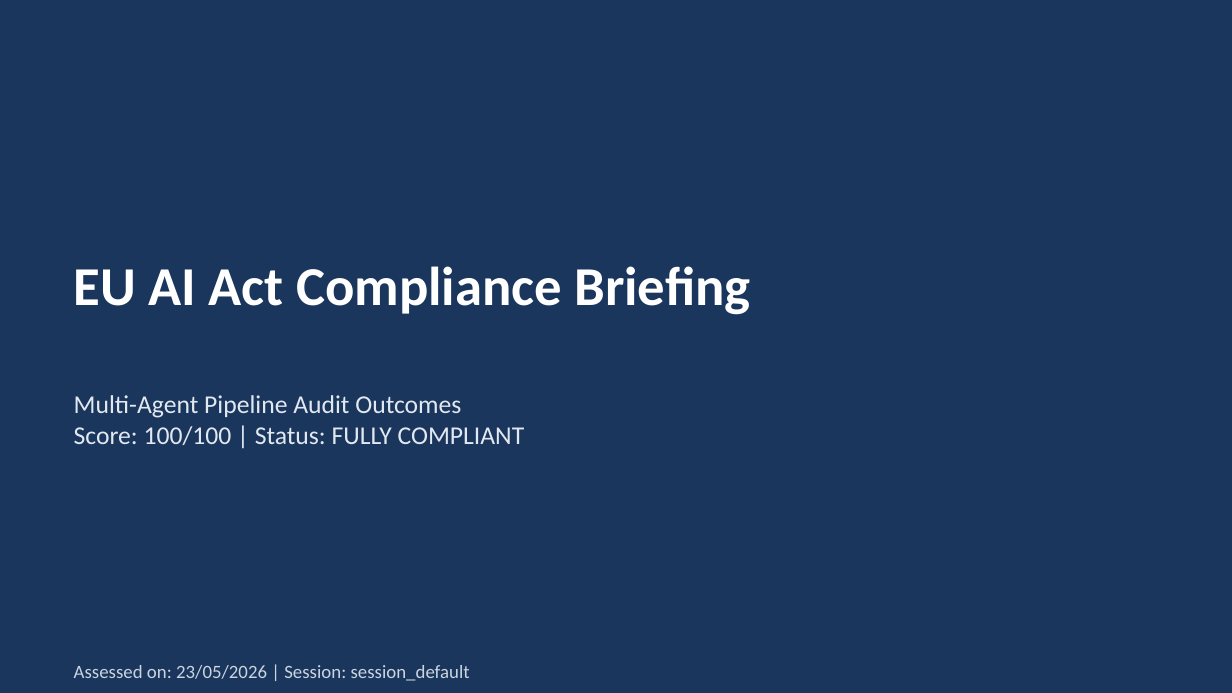
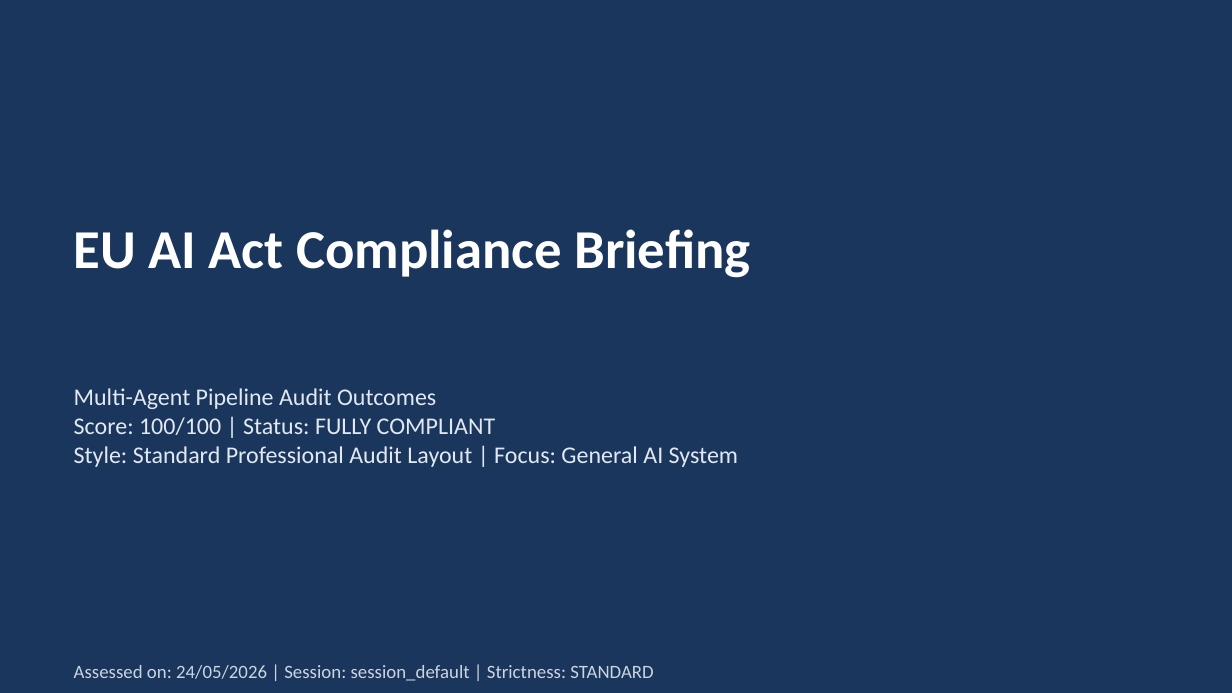
Before and after one commit to tien2108/a4good-hackathon, a slide deck: slide 1 of backend/src/public/exports/briefing-session_default.pptx. Drawn at 1232x693 pixels with LibreOffice and Linux fonts; fonts in the diff are those of the drawing. Boxes give left, top, right and bottom in pixels: in the first picture for what was removed or moved away, otherwise in the second. Text is boxed around its words. In the diff, an @@ line names an element or a change of style, - is before the commit and + after.

```diff
--- a/backend/src/public/exports/briefing-session_default.pptx
+++ b/backend/src/public/exports/briefing-session_default.pptx
@@ text "EU AI Act Compliance Briefing": place and size @@
-text "EU AI Act Compliance Briefing" at box(74, 266, 750, 315)
+text "EU AI Act Compliance Briefing" at box(74, 229, 750, 278)
@@ text "Multi-Agent Pipeline Audit Outcomes": place and size @@
-text "Multi-Agent Pipeline Audit Outcomes" at box(74, 395, 525, 445)
+text "Multi-Agent Pipeline Audit Outcomes" at box(74, 388, 738, 467)
@@ text at box(74, 388, 496, 435): size 15 to 14 pt in "Multi-Agent Pipeline Audit Outcomes", "Score: 100/100 | Status: FULLY COMPLIANT" @@
@@ text at box(74, 446, 738, 467): paragraph added @@
+Style: Standard Professional Audit Layout | Focus: General AI System
@@ text at box(74, 665, 653, 681): text changed @@
-Assessed on: 23/05/2026 | Session: session_default
+Assessed on: 24/05/2026 | Session: session_default | Strictness: STANDARD
```
Also in this commit, not shown: 4 other slides changed, 15 other files.
